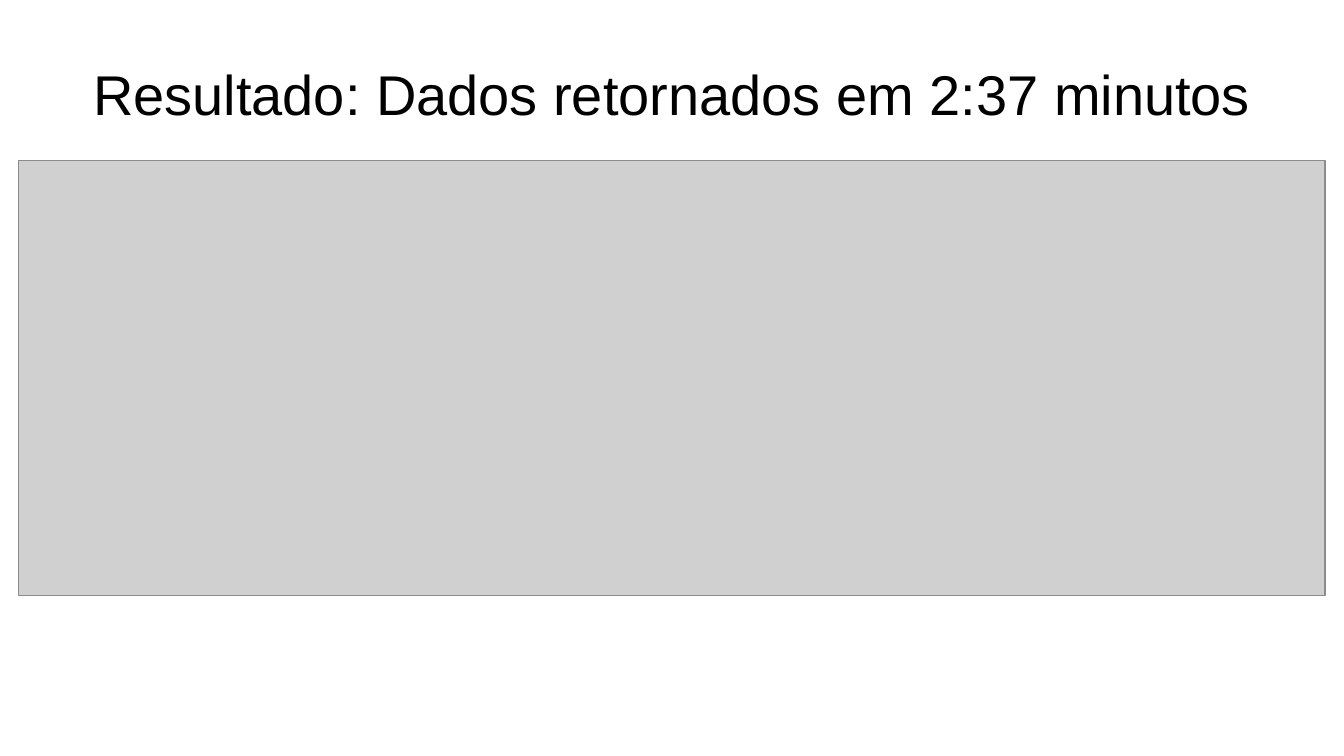
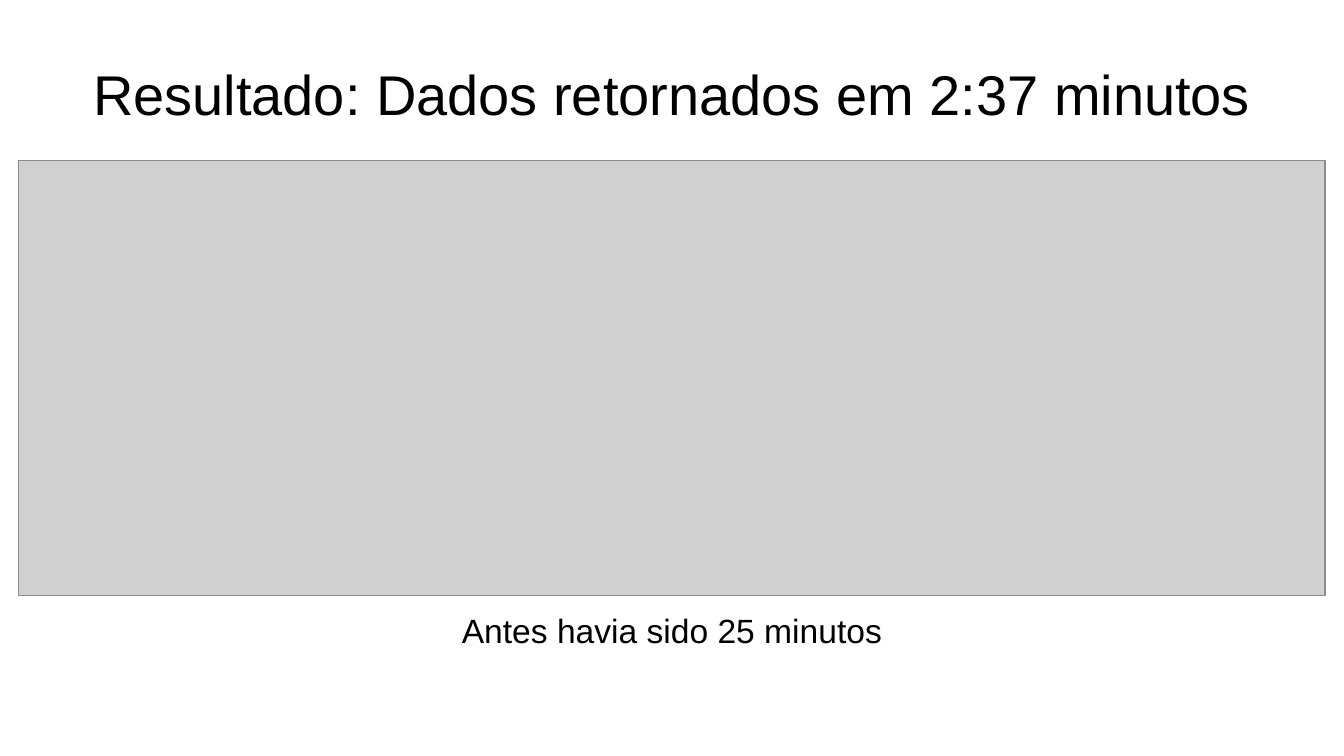
Before and after one commit to gbencke/ZenDoSQL, a slide deck: slide 23 of Zen Do SQL.pptx. Drawn at 1344x756 pixels with LibreOffice and Linux fonts; fonts in the diff are those of the drawing; grey boxes stand for pictures. Boxes give left, top, right and bottom in pixels: in the first picture for what was removed or moved away, otherwise in the second. Text is boxed around its words. In the diff, an @@ line names an element or a change of style, - is before the commit and + after.

```diff
--- a/Zen Do SQL.pptx
+++ b/Zen Do SQL.pptx
@@ text added at bbox=[462, 618, 882, 644], 18 pt, text #000000 @@
+Antes havia sido 25 minutos
```
Also in this commit, not shown: 10 other slides changed, 1 other file.
